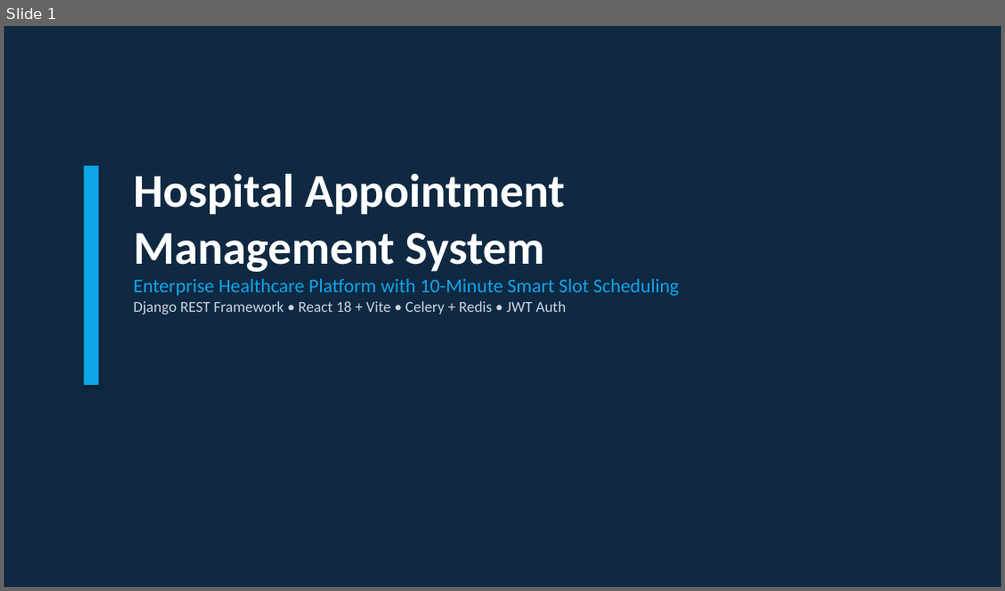
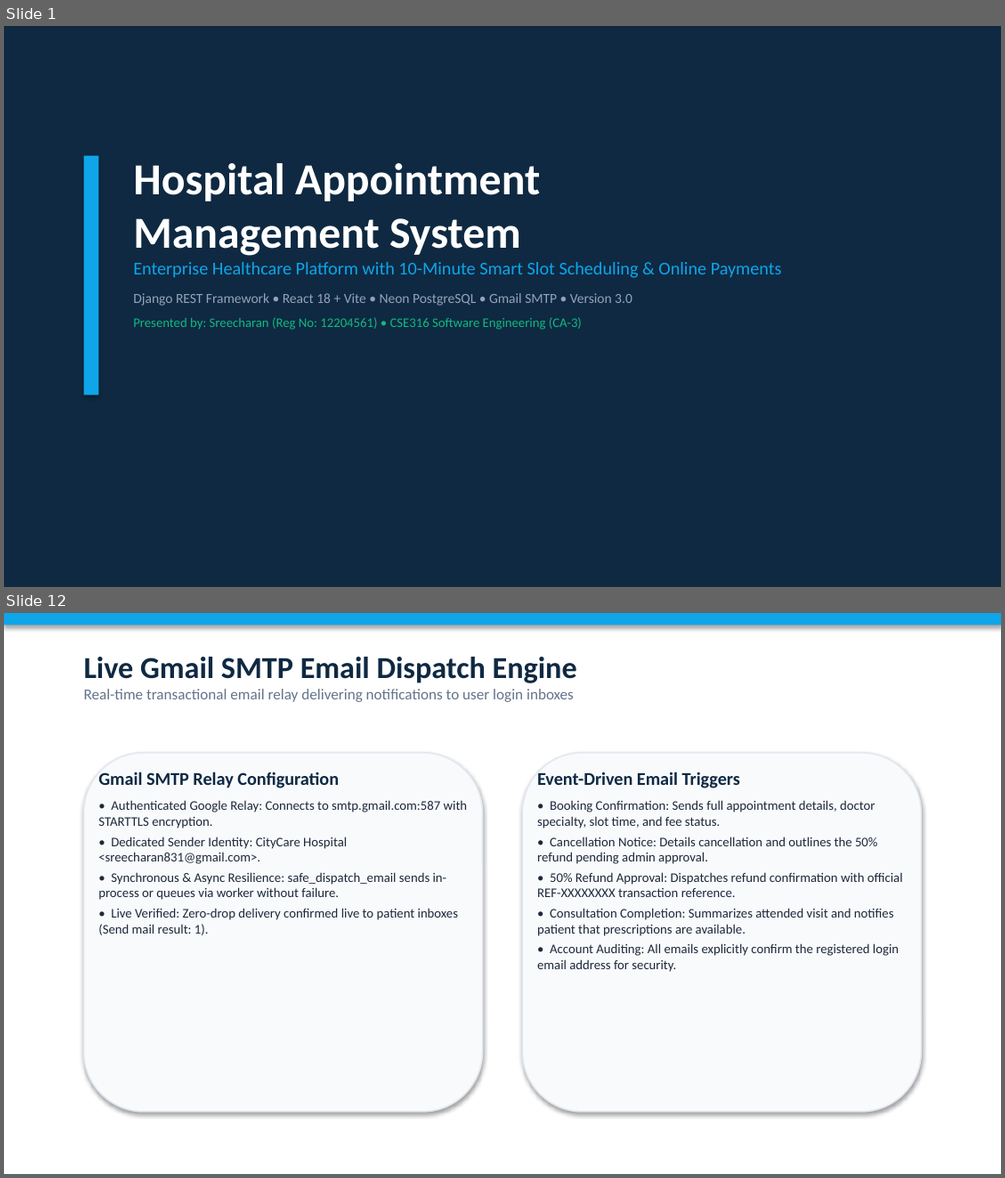
Before and after one commit to Sreecharan01/Hospital-Management-System, a slide deck: hospital_management_system.pptx. Shown one above the other, each under a label of ours: slide 1 before the commit, slides 1 and 12 after it; the slides between them are not shown. The pictures are 1005x591 and 1005x1178 pixels, drawn with LibreOffice and Linux fonts; fonts in the diff are those of the drawing. Boxes give left, top, right and bottom in pixels: in the first picture for what was removed or moved away, otherwise in the second. Text is boxed around its words. In the diff, an @@ line names an element or a change of style, - is before the commit and + after.

Commit message:
feat(presentation): update 16-slide PPTX with INR payments, 50% refund, live Gmail SMTP, and cloud deployment

```diff
--- a/hospital_management_system.pptx
+++ b/hospital_management_system.pptx
@@ slide 12 added at (4, 613, 1001, 1174), background #FFFFFF @@
@@ rectangle added at (4, 613, 1001, 625), fill #0EA5E9 @@
@@ text added at (84, 657, 577, 702), 11 pt, text #64748B @@
+Live Gmail SMTP Email Dispatch Engine
+Real-time transactional email relay delivering notifications to user login inboxes
@@ rounded rectangle added at (84, 753, 483, 1111), fill #F8FAFC, outline #E2E8F0 1 pt @@
@@ text added at (98, 771, 468, 935), 9.5 pt, text #1E293B @@
+Gmail SMTP Relay Configuration
+• Authenticated Google Relay: Connects to smtp.gmail.com:587 with STARTTLS encryption.
+• Dedicated Sender Identity: CityCare Hospital <sreecharan831@gmail.com>.
+• Synchronous & Async Resilience: safe_dispatch_email sends in-process or queues via worker without failure.
+• Live Verified: Zero-drop delivery confirmed live to patient inboxes (Send mail result: 1).
@@ rounded rectangle added at (522, 753, 921, 1111), fill #F8FAFC, outline #E2E8F0 1 pt @@
@@ text added at (537, 771, 903, 972), 9.5 pt, text #1E293B @@
+Event-Driven Email Triggers
+• Booking Confirmation: Sends full appointment details, doctor specialty, slot time, and fee status.
+• Cancellation Notice: Details cancellation and outlines the 50% refund pending admin approval.
+• 50% Refund Approval: Dispatches refund confirmation with official REF-XXXXXXXX transaction reference.
+• Consultation Completion: Summarizes attended visit and notifies patient that prescriptions are available.
+• Account Auditing: All emails explicitly confirm the registered login email address for security.
@@ slide 1 changed as well @@
@@ rectangle: place and size @@
-rectangle at (84, 166, 98, 385)
+rectangle at (84, 156, 98, 394)
@@ text "Hospital Appointment Management System": place and size @@
-text "Hospital Appointment Management System" at (133, 174, 679, 314)
+text "Hospital Appointment Management System" at (133, 163, 782, 329)
@@ text at (133, 163, 540, 256): size 34 to 32 pt in "Hospital Appointment Management System" @@
@@ text at (133, 262, 782, 329): text changed; size 14 to 13 pt @@
-Enterprise Healthcare Platform with 10-Minute Smart Slot Scheduling
-Django REST Framework • React 18 + Vite • Celery + Redis • JWT Auth
+Enterprise Healthcare Platform with 10-Minute Smart Slot Scheduling & Online Payments
+Django REST Framework • React 18 + Vite • Neon PostgreSQL • Gmail SMTP • Version 3.0
+Presented by: Sreecharan (Reg No: 12204561) • CSE316 Software Engineering (CA-3)
```
Also in this commit, not shown: 14 other slides added, 13 slides removed, 1 other file.
